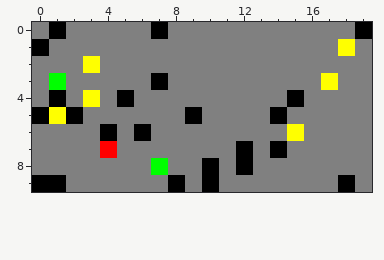
Two states of a pixel-art sprite, CPS-Projet/savedFin.png. That is the earlier state.
The file is 800x400 pixels, drawn in blocks of 40x40; one block is one cell here.
Now the later version:
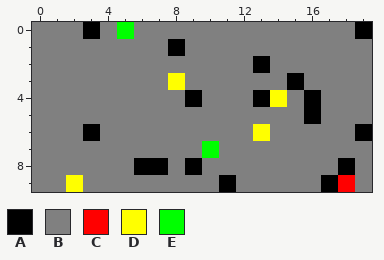
Palette (. is transparent): A #000000  B #808080  C #ff0000  D #ffff00  E #00ff00
Difference:
@@ x 0..19 @@
- 0 BABBBBBABBBBBBBBBBBA
- 1 ABBBBBBBBBBBBBBBBBDB
- 2 BBBDBBBBBBBBBBBBBBBB
- 3 BEBBBBBABBBBBBBBBDBB
- 4 BABDBABBBBBBBBBABBBB
- 5 ADABBBBBBABBBBABBBBB
- 6 BBBBABABBBBBBBBDBBBB
- 7 BBBBCBBBBBBBABABBBBB
- 8 BBBBBBBEBBABABBBBBBB
- 9 AABBBBBBABABBBBBBBAB
+ 0 BBBABEBBBBBBBBBBBBBA
+ 1 BBBBBBBBABBBBBBBBBBB
+ 2 BBBBBBBBBBBBBABBBBBB
+ 3 BBBBBBBBDBBBBBBABBBB
+ 4 BBBBBBBBBABBBADBABBB
+ 5 BBBBBBBBBBBBBBBBABBB
+ 6 BBBABBBBBBBBBDBBBBBA
+ 7 BBBBBBBBBBEBBBBBBBBB
+ 8 BBBBBBAABABBBBBBBBAB
+ 9 BBDBBBBBBBBABBBBBACB
Boxes around the changes in both pictures, in picture pixels (x1, y1, x2, y2):
changed: (32, 22, 372, 192)
